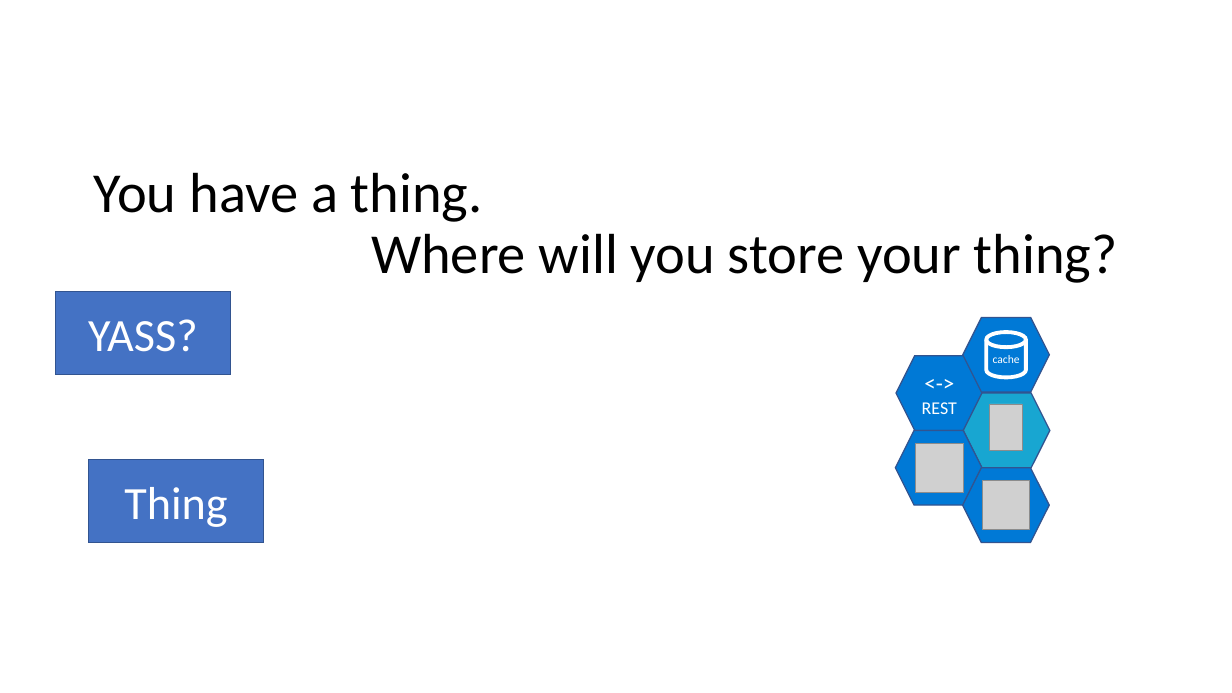
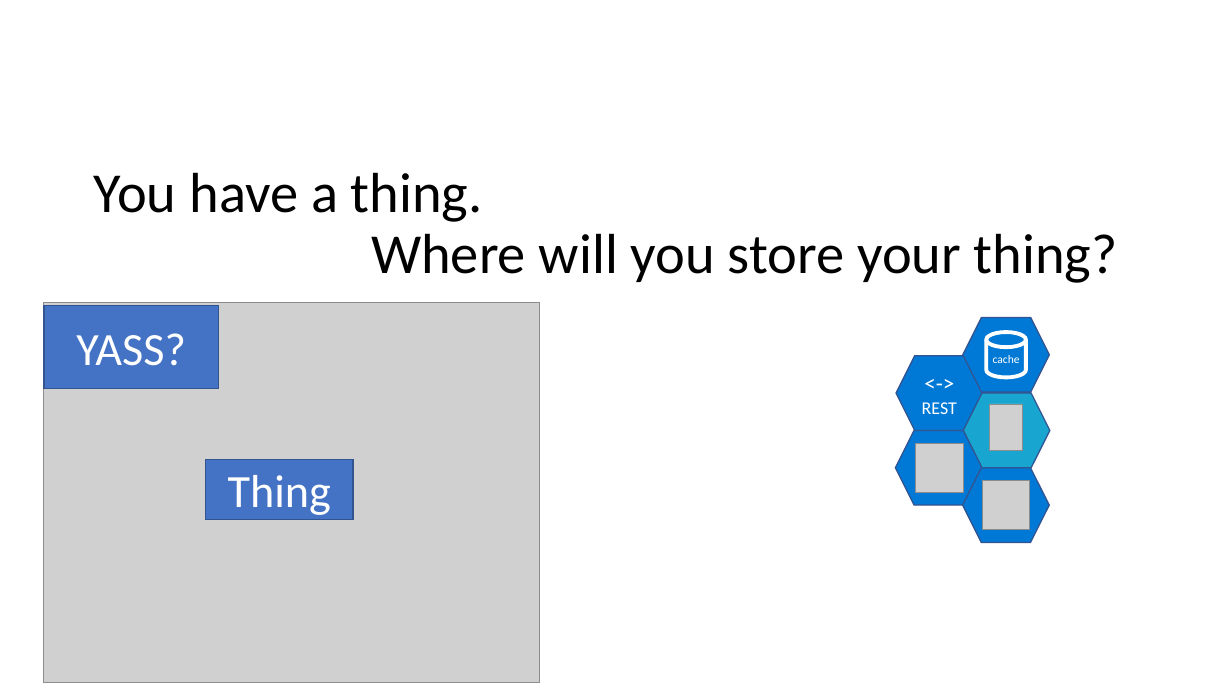
Before and after one commit to SteveLasker/Presentations, a slide deck: slide 4 of ACR/OCIArtifactRegistries.pptm (slide 2 before the commit). Drawn at 1232x693 pixels with LibreOffice and Linux fonts; fonts in the diff are those of the drawing; grey boxes stand for pictures. Boxes give left, top, right and bottom in pixels: in the first picture for what was removed or moved away, otherwise in the second. Text is boxed around its words. In the diff, an @@ line names an element or a change of style, - is before the commit and + after.

```diff
--- a/ACR/OCIArtifactRegistries.pptm
+++ b/ACR/OCIArtifactRegistries.pptm
@@ rectangle "YASS?": place and size @@
-rectangle "YASS?" at (55,292,230,375)
+rectangle "YASS?" at (43,306,218,389)
@@ picture added at (43,302,540,682) @@
@@ rectangle "Thing": place and size @@
-rectangle "Thing" at (89,459,263,543)
+rectangle "Thing" at (205,459,353,519)
```
Also in this commit, not shown: 9 other slides changed, 7 slides added, 2 slides removed.
